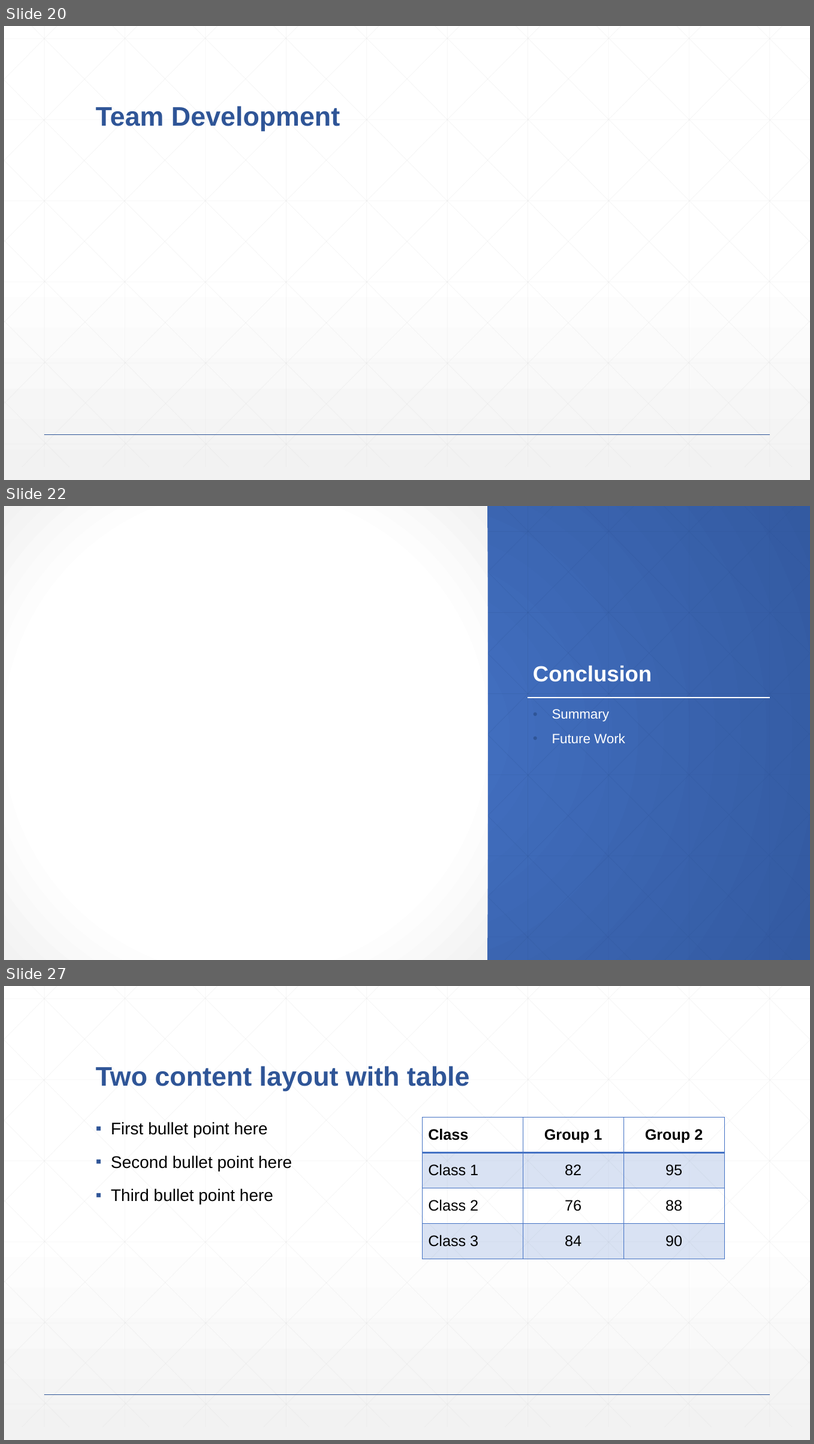
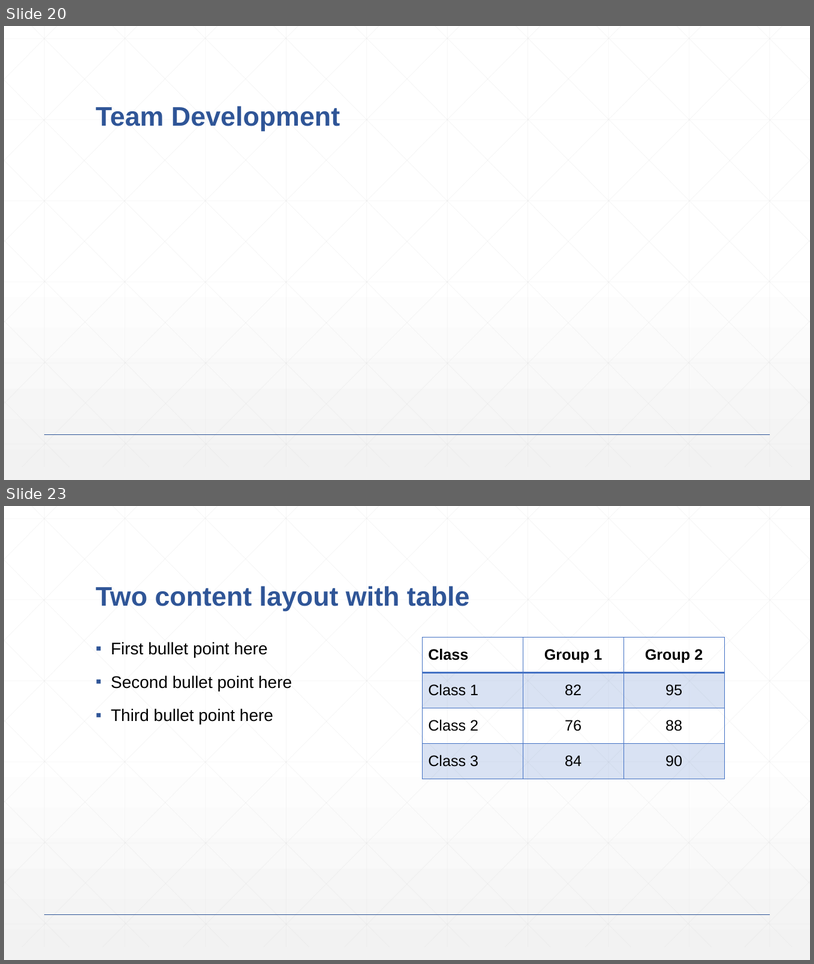
Before and after one commit to lexibrown/Skydot, a slide deck: documentation/presentation.pptx. Shown one above the other, each under a label of ours: slides 20, 22 and 27 before the commit, slides 20 and 23 after it; the slides between them are not shown. The pictures are 814x1444 and 814x964 pixels, drawn with LibreOffice and Linux fonts; fonts in the diff are those of the drawing. Boxes give left, top, right and bottom in pixels: in the first picture for what was removed or moved away, otherwise in the second. Text is boxed around its words. In the diff, an @@ line names an element or a change of style, - is before the commit and + after.

```diff
--- a/documentation/presentation.pptx
+++ b/documentation/presentation.pptx
@@ slide 22 removed at box(4, 506, 810, 960), background gradient #4472C4 to #335AA1 @@
@@ rectangle removed at box(4, 506, 488, 960) @@
@@ title removed at box(533, 665, 652, 682) @@
-Conclusion
@@ line removed from (528, 698) to (770, 698) @@
@@ text removed at box(552, 709, 626, 743) @@
-• Summary
-• Future Work
@@ group removed at box(4, 506, 810, 960): 46 lines @@
@@ what was slide 27 is now slide 23 @@
```
Also in this commit, not shown: 12 slides changed, 4 slides added, 7 other slides removed, 9 other files.
